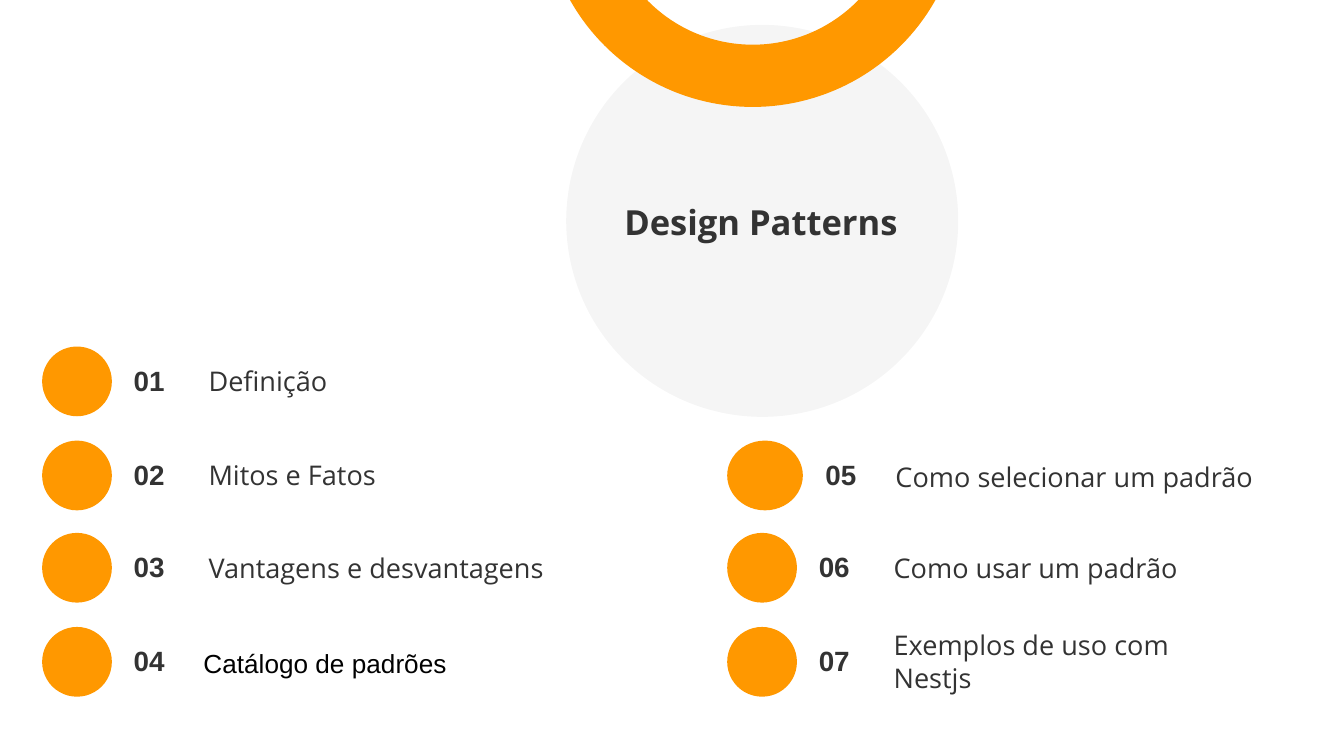
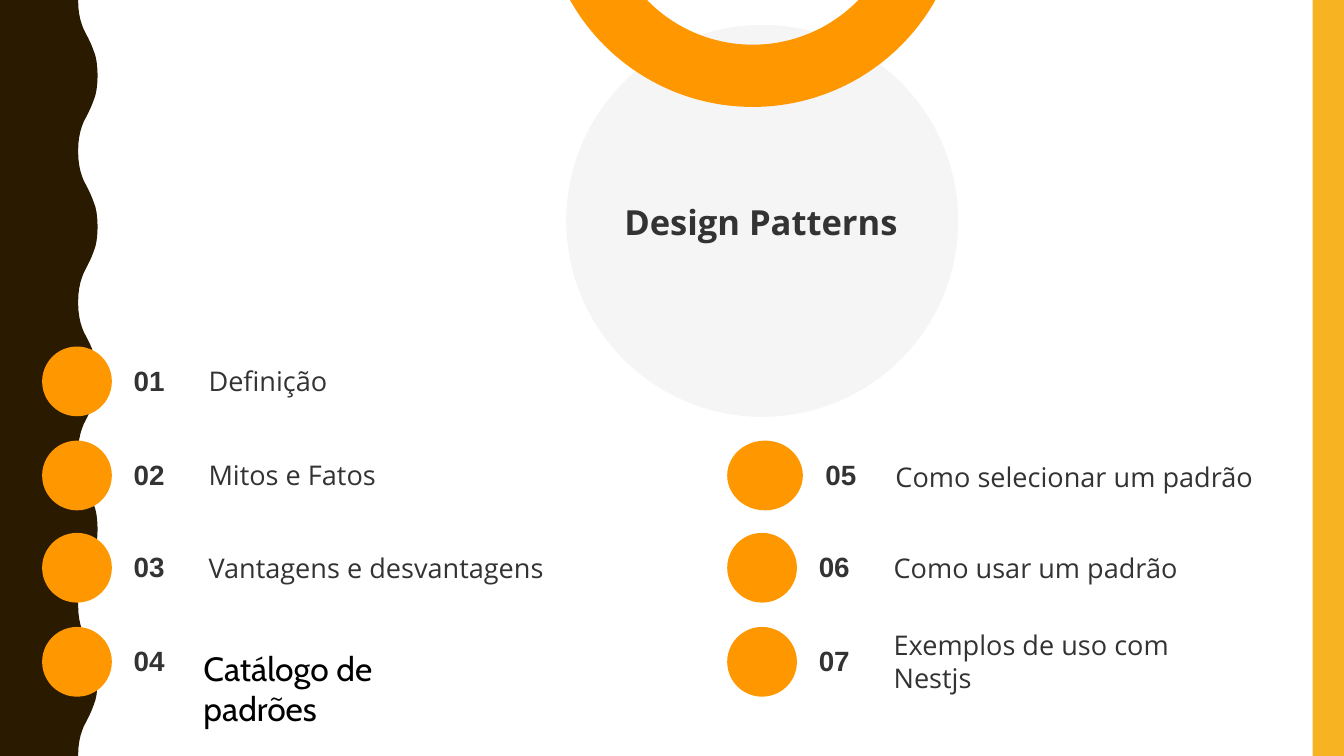
Before and after one commit to brunoduartec/workshops, a slide deck: slide 2 of Design Patterns/Design Patterns.pptx. Drawn at 1344x756 pixels with LibreOffice and Linux fonts; fonts in the diff are those of the drawing. Boxes give left, top, right and bottom in pixels: in the first picture for what was removed or moved away, otherwise in the second. Text is boxed around its words. In the diff, an @@ line names an element or a change of style, - is before the commit and + after.

```diff
--- a/Design Patterns/Design Patterns.pptx
+++ b/Design Patterns/Design Patterns.pptx
@@ freeform shape added at (x1=0, y1=0, x2=98, y2=755), fill #2A1A00 @@
@@ rectangle added at (x1=1313, y1=0, x2=1344, y2=755), fill #F8B323 @@
@@ text "Catálogo de padrões" at (x1=203, y1=655, x2=372, y2=729): size 14 to 18 pt, font Arial to Cabin @@
```
Also in this commit, not shown: 12 other slides changed, 3 slides added, 1 slide removed, 40 other files.
